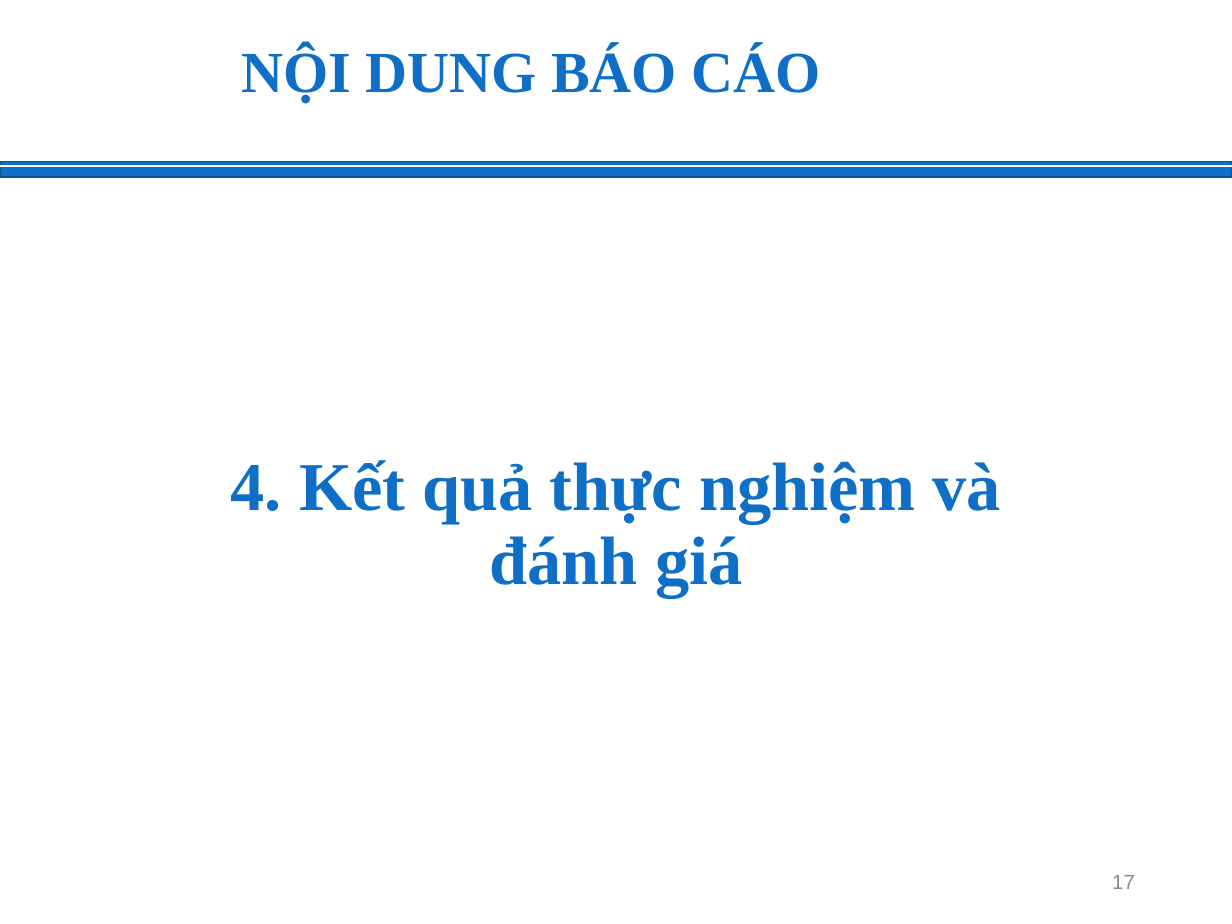
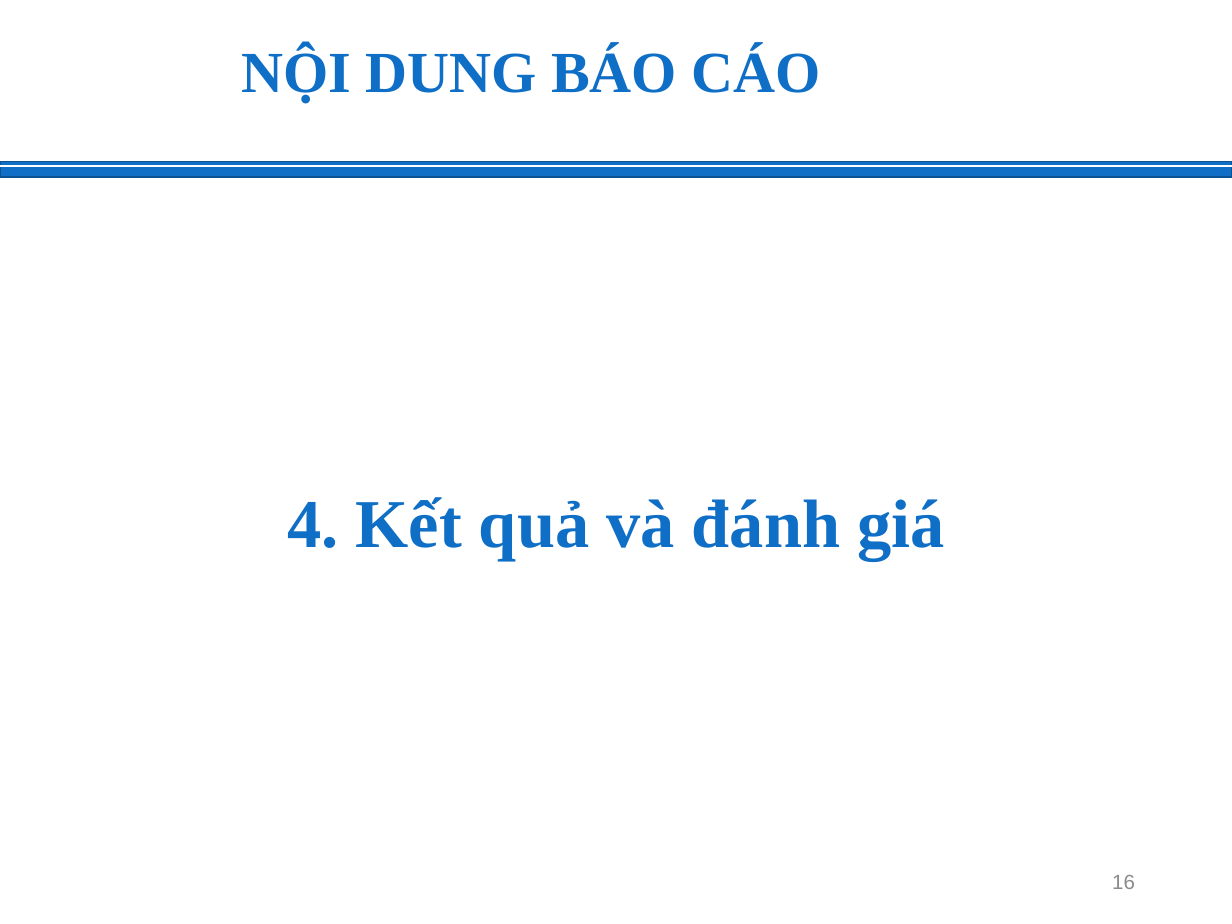
Before and after one commit to tmdat17/DATM_Predict_Person_Sleep_App, a slide deck: slide 16 of DATM.pptx (slide 17 before the commit). Drawn at 1232x924 pixels with LibreOffice and Linux fonts; fonts in the diff are those of the drawing; background and template pictures are left out. Boxes give left, top, right and bottom in pixels: in the first picture for what was removed or moved away, otherwise in the second. Text is boxed around its words. In the diff, an @@ line names an element or a change of style, - is before the commit and + after.

```diff
--- a/DATM.pptx
+++ b/DATM.pptx
@@ text at <box>287,497,944,561</box>: text changed @@
-4. Kết quả thực nghiệm và đánh giá
+4. Kết quả và đánh giá
@@ page number at <box>1112,875,1135,889</box>: text changed @@
-17
+16
```
Also in this commit, not shown: 24 other slides changed, 3 slides added, 1 other file.
